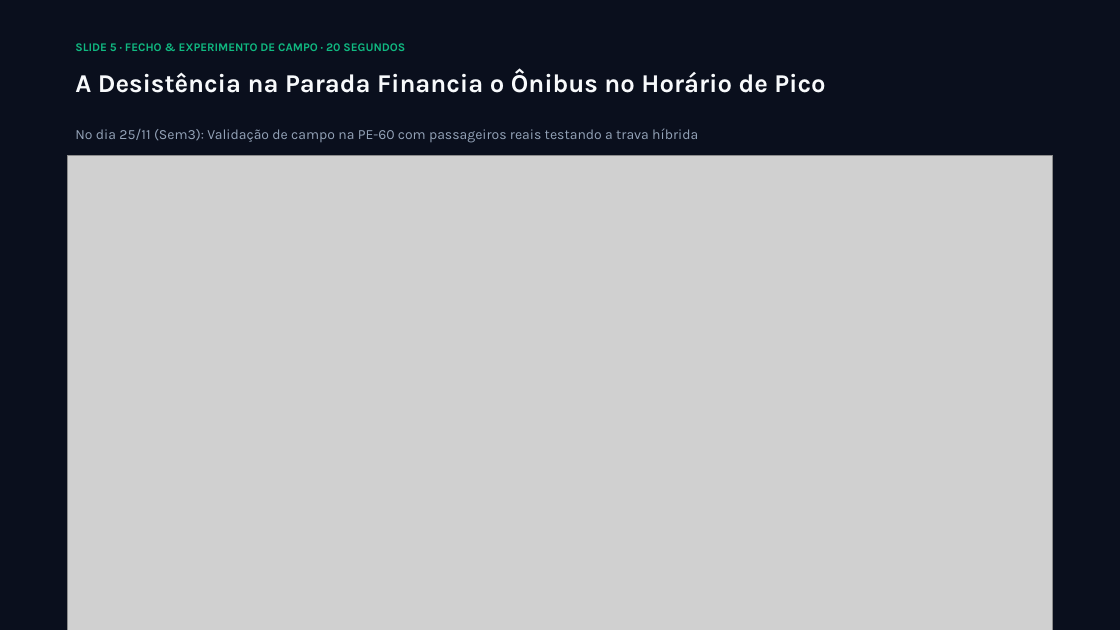
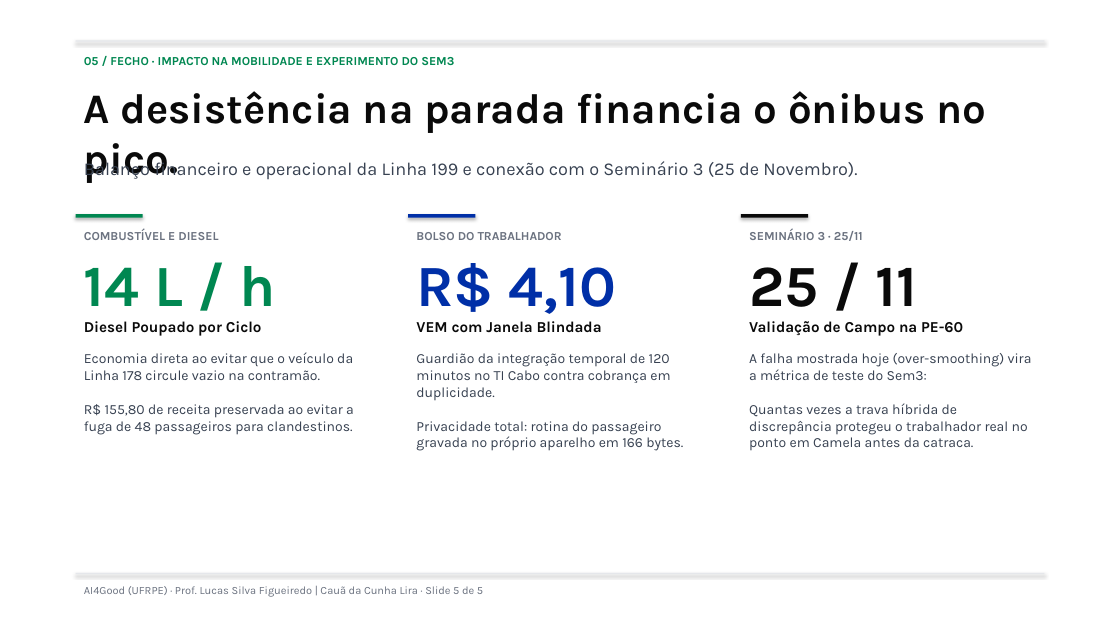
Before and after one commit to lira-labs/workspace, a slide deck: slide 5 of code/grafoparada_web/GrafoParada_Seminario2_CauaLira.pptx. Drawn at 1120x630 pixels with LibreOffice and Linux fonts; fonts in the diff are those of the drawing; grey boxes stand for pictures. Boxes give left, top, right and bottom in pixels: in the first picture for what was removed or moved away, otherwise in the second. Text is boxed around its words. In the diff, an @@ line names an element or a change of style, - is before the commit and + after.

Commit message:
feat(sem2): apply clean minimalist Swiss design to slides and sync spoken script to Google Drive

```diff
--- a/code/grafoparada_web/GrafoParada_Seminario2_CauaLira.pptx
+++ b/code/grafoparada_web/GrafoParada_Seminario2_CauaLira.pptx
@@ rectangle at box(0, 0, 1120, 630): fill #0A0F1D to #FFFFFF @@
@@ text in rectangle at box(75, 43, 405, 51): text removed @@
-SLIDE 5 · FECHO & EXPERIMENTO DE CAMPO · 20 SEGUNDOS
@@ rectangle: place and size @@
-rectangle at box(75, 43, 405, 51)
+rectangle at box(76, 40, 1044, 41)
@@ rectangle at box(76, 40, 1044, 41): fill none to #E5E7EB; shadow on @@
@@ text added at box(84, 57, 454, 65), 10.5 pt, text #008751, bold @@
+05 / FECHO · IMPACTO NA MOBILIDADE E EXPERIMENTO DO SEM3
@@ text at box(84, 91, 987, 183): text changed; size 22 to 36 pt; text colour #F8FAFC to #0A0A0A @@
-A Desistência na Parada Financia o Ônibus no Horário de Pico
+A desistência na parada financia o ônibus no pico.
@@ text removed at box(75, 128, 698, 143) @@
-No dia 25/11 (Sem3): Validação de campo na PE-60 com passageiros reais testando a trava híbrida
@@ picture removed at box(67, 155, 1053, 630) @@
@@ text added at box(84, 158, 857, 180), 15.5 pt, text #374151 @@
+Balanço financeiro e operacional da Linha 199 e conexão com o Seminário 3 (25 de Novembro).
@@ rectangle added at box(76, 214, 143, 218), fill #008751 @@
@@ text added at box(84, 229, 354, 435), 12 pt, text #374151 @@
+COMBUSTÍVEL E DIESEL
+14 L / h
+Diesel Poupado por Ciclo
+Economia direta ao evitar que o veículo da Linha 178 circule vazio na contramão.
+R$ 155,80 de receita preservada ao evitar a fuga de 48 passageiros para clandestinos.
@@ rectangle added at box(408, 214, 476, 218), fill #002FA7 @@
@@ text added at box(416, 232, 683, 451), 12 pt, text #374151 @@
+BOLSO DO TRABALHADOR
+R$ 4,10
+VEM com Janela Blindada
+Guardião da integração temporal de 120 minutos no TI Cabo contra cobrança em duplicidade.
+Privacidade total: rotina do passageiro gravada no próprio aparelho em 166 bytes.
@@ rectangle added at box(741, 214, 808, 218), fill #0A0A0A @@
@@ text added at box(749, 229, 1032, 450), 12 pt, text #374151 @@
+SEMINÁRIO 3 · 25/11
+25 / 11
+Validação de Campo na PE-60
+A falha mostrada hoje (over-smoothing) vira a métrica de teste do Sem3:
+Quantas vezes a trava híbrida de discrepância protegeu o trabalhador real no ponto em Camela antes da catraca.
@@ rectangle added at box(76, 573, 1044, 574), fill #E5E7EB @@
@@ text added at box(84, 586, 483, 597), 9.5 pt, text #6B7280 @@
+AI4Good (UFRPE) · Prof. Lucas Silva Figueiredo | Cauã da Cunha Lira · Slide 5 de 5
```
Also in this commit, not shown: 2 other slides changed, 2 slides added, 2 slides removed, 8 other files.
